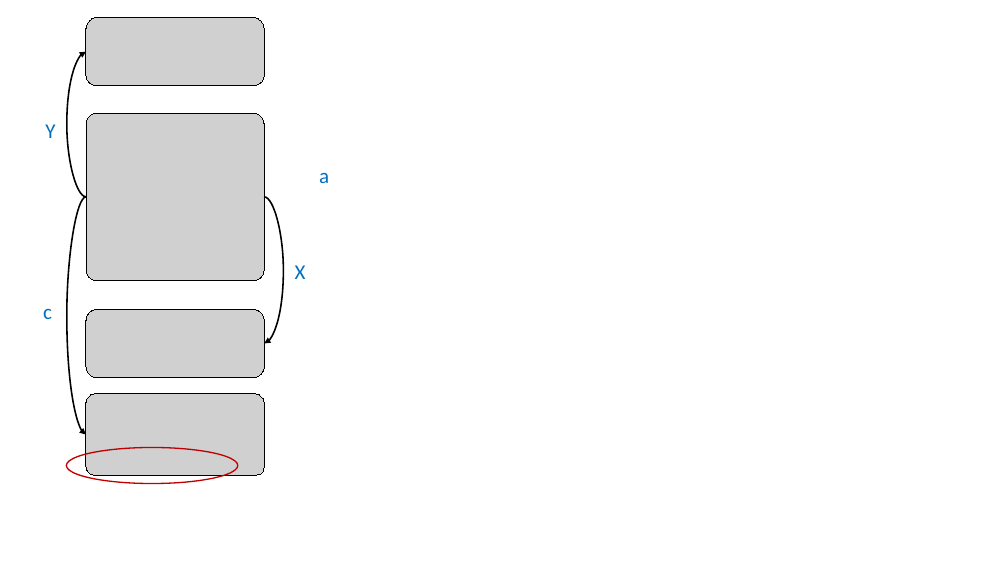
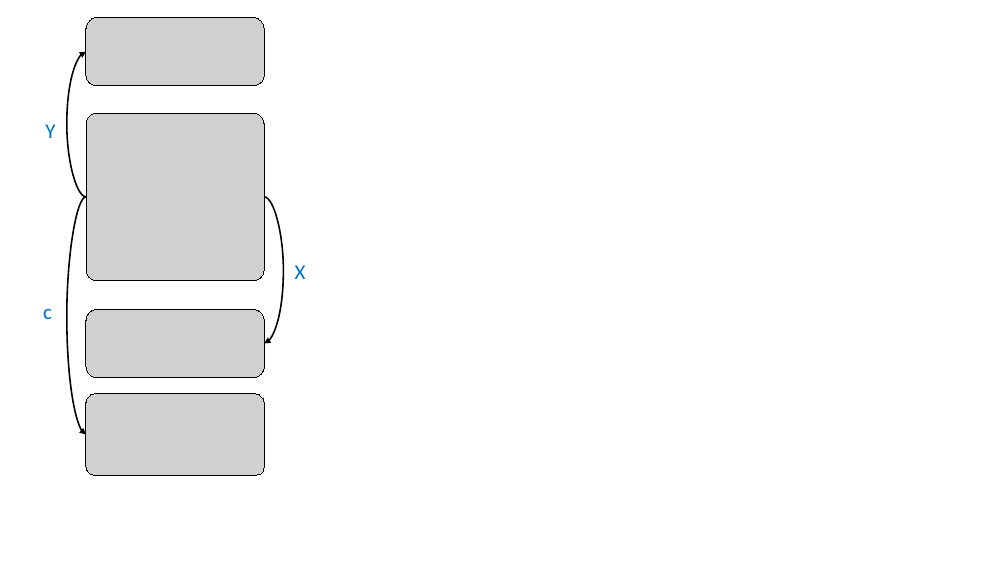
Before and after one commit to nivshani/compilation, a slide deck: slide 115 of slides/bottom_up_parsing.pptx (slide 113 before the commit). Drawn at 1008x567 pixels with LibreOffice and Linux fonts; fonts in the diff are those of the drawing; grey boxes stand for pictures. Boxes give left, top, right and bottom in pixels: in the first picture for what was removed or moved away, otherwise in the second. Text is boxed around its words. In the diff, an @@ line names an element or a change of style, - is before the commit and + after.

```diff
--- a/slides/bottom_up_parsing.pptx
+++ b/slides/bottom_up_parsing.pptx
@@ text removed at box(319, 172, 329, 183) @@
-a
@@ ellipse removed at box(67, 448, 238, 484) @@
```
Also in this commit, not shown: 3 other slides changed, 3 slides added, 1 other file.
